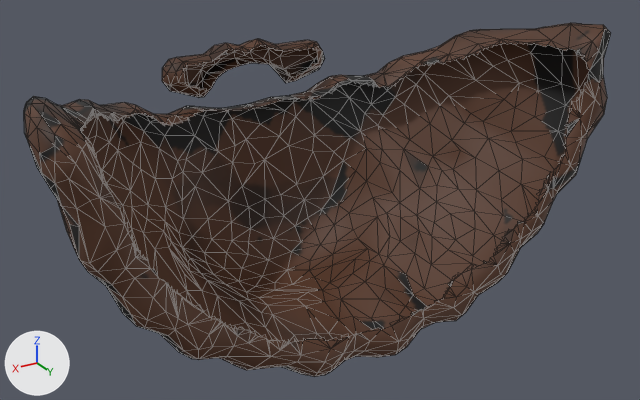
Renders of the glTF model client/public/models/beard_full.glb from each side of a commit.
Camera for both pictures: a camera (50 mm lens) standing at (0.448, 0.649, 0.212) and looking at (-0.013, -0.118, -0.172). The lights are fixed; the arrows at lower left show +X, +Y and +Z. The first picture is the older version. Mesh edges are drawn as thin lines. Vertices at exactly the same position are counted once.

The first picture shows 'beard_full'.
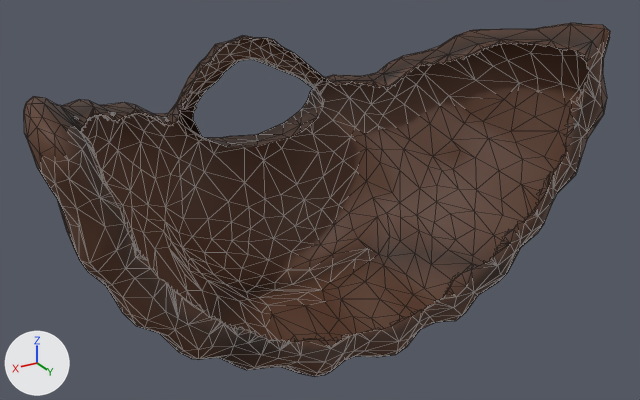
Pixel boxes (x1, y1, x2, y2) of what changed, in the pictures (640 x 400 px; the box of a moved part takes in the faces that stretch with it):
```json
{"object": "beard_full", "change": "reshaped", "before": [24, 23, 611, 377], "after": [24, 23, 610, 377]}
{"part": 1, "of": "me_beard_full", "change": "moved or reshaped", "before": [81, 39, 382, 222], "after": [81, 35, 382, 222]}
{"part": 2, "of": "me_beard_full", "change": "moved or reshaped", "before": [173, 289, 315, 377], "after": [173, 290, 315, 377]}
{"part": 3, "of": "me_beard_full", "change": "moved or reshaped", "before": [567, 24, 611, 138], "after": [567, 24, 610, 138]}
{"part": 4, "of": "me_beard_full", "change": "moved or reshaped", "before": [399, 308, 461, 341], "after": [399, 308, 461, 341]}
{"part": 5, "of": "me_beard_full", "change": "moved or reshaped", "before": [54, 134, 100, 197], "after": [54, 134, 100, 197]}
{"part": 6, "of": "me_beard_full", "change": "surface changed", "before": [24, 26, 604, 367], "after": [24, 26, 604, 367]}
```

Scene script edits in JSON lines:
```json
{"block": "me_beard_full", "where": "# used by ob_beard_full; location = (0.0, 0.0, 0.0)"}
{"op": "remove", "block": "me_beard_full", "code": "me_beard_full.from_pydata(...)  # 1205 vertices, 1900 faces; spans x -0.304..0.306, y -0.302..0.025, z -0.306..0.01"}
{"op": "add", "block": "me_beard_full", "code": "me_beard_full.from_pydata(...)  # 1214 vertices, 1900 faces; spans x -0.304..0.306, y -0.285..0.025, z -0.306..0.01"}
{"block": "me_beard_full", "change": "me_beard_full part 1: 15 vertices moved from x -0.11..0.112, y -0.273..-0.223, z -0.177..-0.082 to x -0.11..0.112, y -0.273..-0.223, z -0.177..-0.075; 255 vertices removed from x -0.139..0.238, y -0.302..-0.181, z -0.218..-0.025; 256 vertices added at x -0.142..0.236, y -0.285..-0.181, z -0.219..-0.018"}
{"block": "me_beard_full", "change": "me_beard_full part 2: 1 vertex moved within x 0.209, y 0.009, z -0.163; 3 vertices removed from x 0.081..0.163, y 0.001..0.023, z -0.296..-0.245; 7 vertices added at x 0.08..0.208, y -0.001..0.022, z -0.297..-0.164"}
{"block": "me_beard_full", "change": "me_beard_full part 3: 1 vertex moved within x -0.3, y -0.008, z 0.01; 2 vertices removed from x -0.3..-0.259, y 0.004..0.012, z -0.083..0.003; 4 vertices added at x -0.3..-0.257, y 0.003..0.013, z -0.089..0.005"}
{"block": "me_beard_full", "change": "me_beard_full part 4: 1 vertex removed from x -0.059, y 0.015, z -0.267; 2 vertices added at x -0.067..-0.051, y 0.016..0.017, z -0.269..-0.268"}
{"block": "me_beard_full", "change": "me_beard_full part 5: 1 vertex removed from x 0.285, y 0.024, z -0.024; 2 vertices added at x 0.281..0.29, y 0.023, z -0.027..-0.021"}
{"block": "me_beard_full", "change": "me_beard_full part 6: 1391 kept faces spanning x -0.304..0.306, y -0.273..0.025, z -0.306..0.01 get new texture (UV) coordinates"}
```
